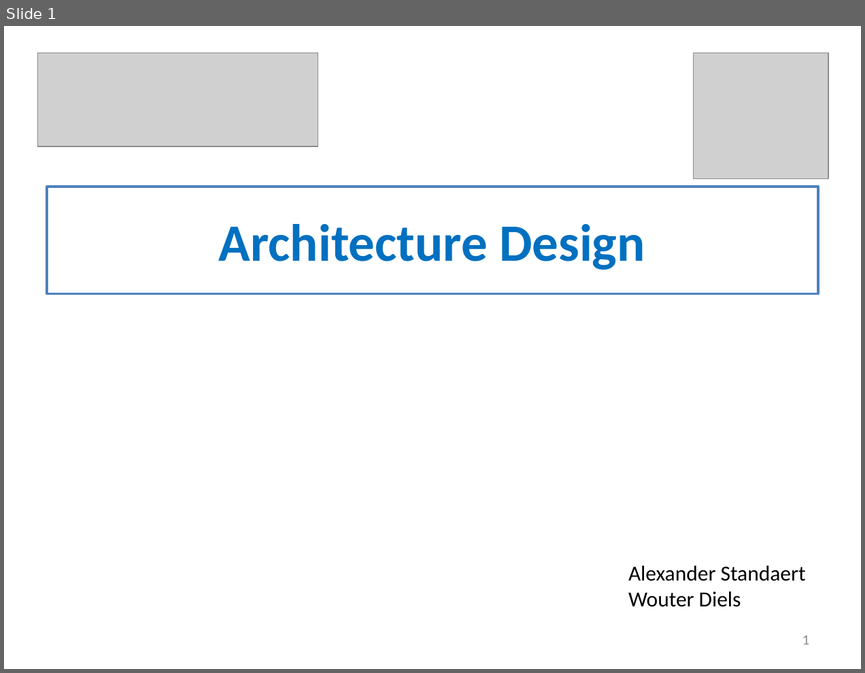
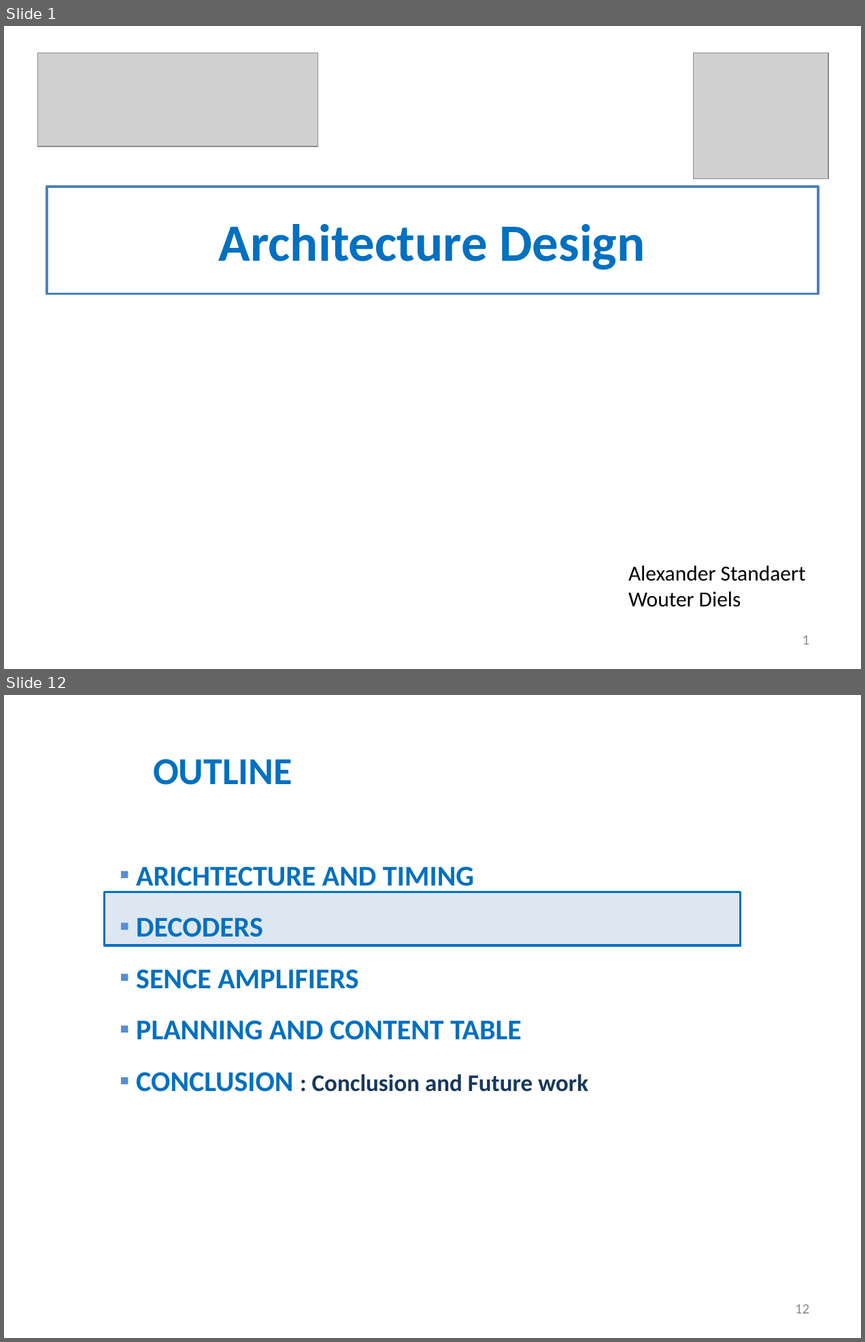
Before and after one commit to alexander-standaert/Thesis-Design-of-RRam, a slide deck: Design/ArchitectureDesign/fig/memory_architecture2.pptx. Shown one above the other, each under a label of ours: slide 1 before the commit, slides 1 and 12 after it; the slides between them are not shown. The pictures are 865x673 and 865x1342 pixels, drawn with LibreOffice and Linux fonts; fonts in the diff are those of the drawing; grey boxes stand for pictures. Boxes give left, top, right and bottom in pixels: in the first picture for what was removed or moved away, otherwise in the second. Text is boxed around its words. In the diff, an @@ line names an element or a change of style, - is before the commit and + after.

```diff
--- a/Design/ArchitectureDesign/fig/memory_architecture2.pptx
+++ b/Design/ArchitectureDesign/fig/memory_architecture2.pptx
@@ slide 12 added at [4, 695, 861, 1338], background #FFFFFF @@
@@ text added at [153, 759, 292, 785], 32 pt, text #0070C0, bold @@
+OUTLINE
@@ text added at [136, 866, 588, 1091], 24 pt, text #0070C0, bold @@
+▪ ARICHTECTURE AND TIMING
+▪ DECODERS
+▪ SENCE AMPLIFIERS
+▪ PLANNING AND CONTENT TABLE
+▪ CONCLUSION : Conclusion and Future work
@@ rectangle added at [104, 892, 740, 946], fill #4F81BD at 19% opacity, outline #0070C0 2 pt @@
@@ page number added at [795, 1304, 809, 1313], 12 pt, text #8C8C8C @@
+12
```
Also in this commit, not shown: 4 slides changed, 12 other slides added, 8 slides removed, 20 other files.
